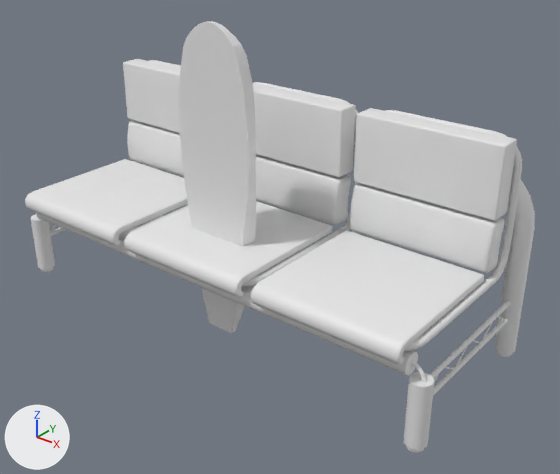
The FBX model GraphicWorks/MapAssets/Bench.fbx, before and after one commit.
Camera for both pictures: a 50 mm camera at (1.91, -2.25, 1.75) aimed at (0.17, -0.06, 0.4). Arrows for +X, +Y and +Z are at lower left; the lights stay in place. Where no turn or scale is listed for an object, it has been applied to the vertices.
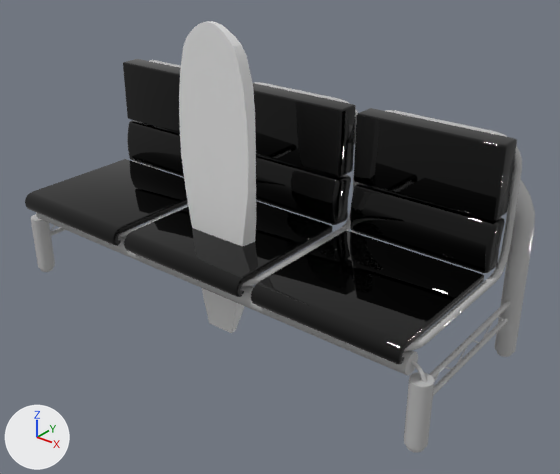
Changed parts and their boxes [x1, y1, x2, y2] in the pictures (560 x 474 px):
part 1 of me_mesh_001, recoloured (white to black)
    both: [25, 59, 517, 365]
part 2 of me_mesh_001, recoloured
    both: [31, 60, 535, 453]

The change in detail:
Material 'Material #3' (mat_material__3) is new.
Its base color is (0.5, 0.5, 0.5) (grey #bcbcbc).
Its roughness is 0.0.
Material 'Material #2' (mat_material__2) is new.
Its base color is (0.0, 0.0, 0.0) (black #000000).
Its roughness is 0.0.
me_mesh_001 has 4894 vertices, 9506 faces and spans x -1.04..1.04, y -0.47..0.36, z 0.0..0.9.
me_mesh_001 is used by ob_object004; location (0.0, 0.0, 0.0).
me_mesh_001 part 1: 3450 of the faces centred in x -0.97..0.96, y -0.47..0.25, z 0.35..0.9 switch from no material to mat_material__2 (black #000000).
me_mesh_001 part 2: 6056 of the faces centred in x -1.04..1.04, y -0.44..0.36, z 0.0..0.9 switch from no material to mat_material__3 (grey #bcbcbc).
